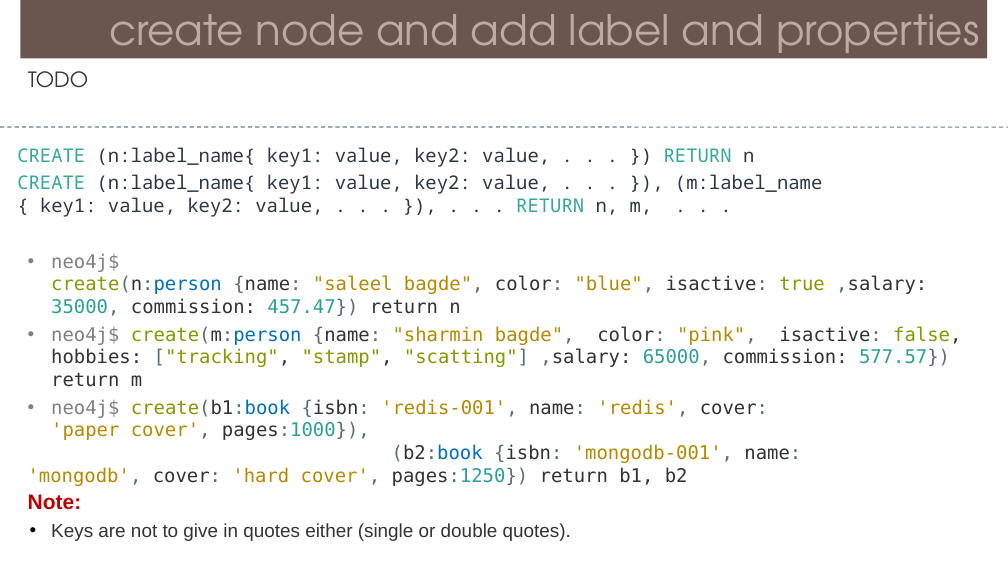
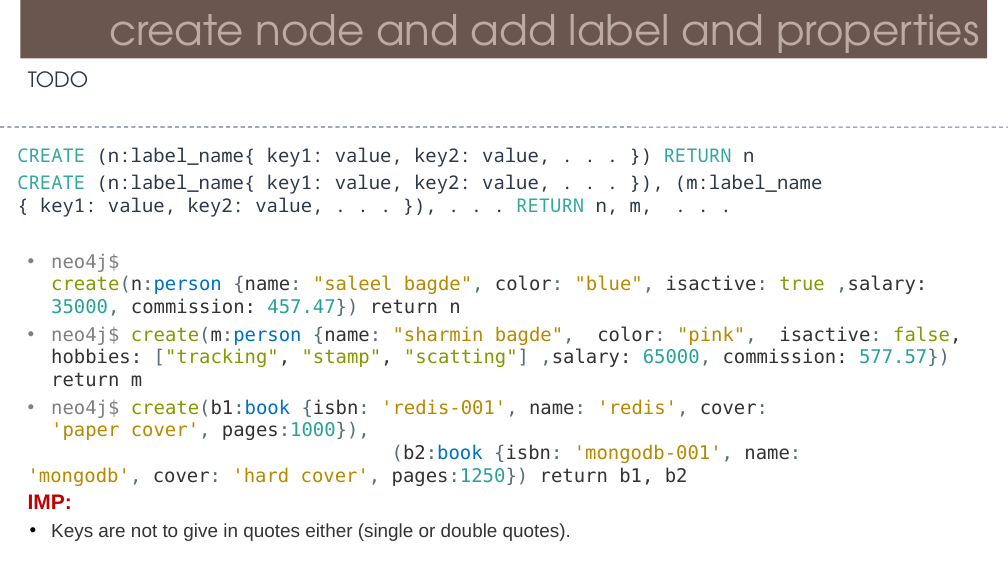
Before and after one commit to Saleel-Bagde/PPT-s, a slide deck: slide 12 of Neo4j.pptx. Drawn at 1008x567 pixels with LibreOffice and Linux fonts; fonts in the diff are those of the drawing. Boxes give left, top, right and bottom in pixels: in the first picture for what was removed or moved away, otherwise in the second. Text is boxed around its words. In the diff, an @@ line names an element or a change of style, - is before the commit and + after.

```diff
--- a/Neo4j.pptx
+++ b/Neo4j.pptx
@@ text at (28, 494, 72, 509): text changed @@
-Note:
+IMP:
```
Also in this commit, not shown: 1 other slide changed, 2 slides added, 1 slide removed, 1 other file.
